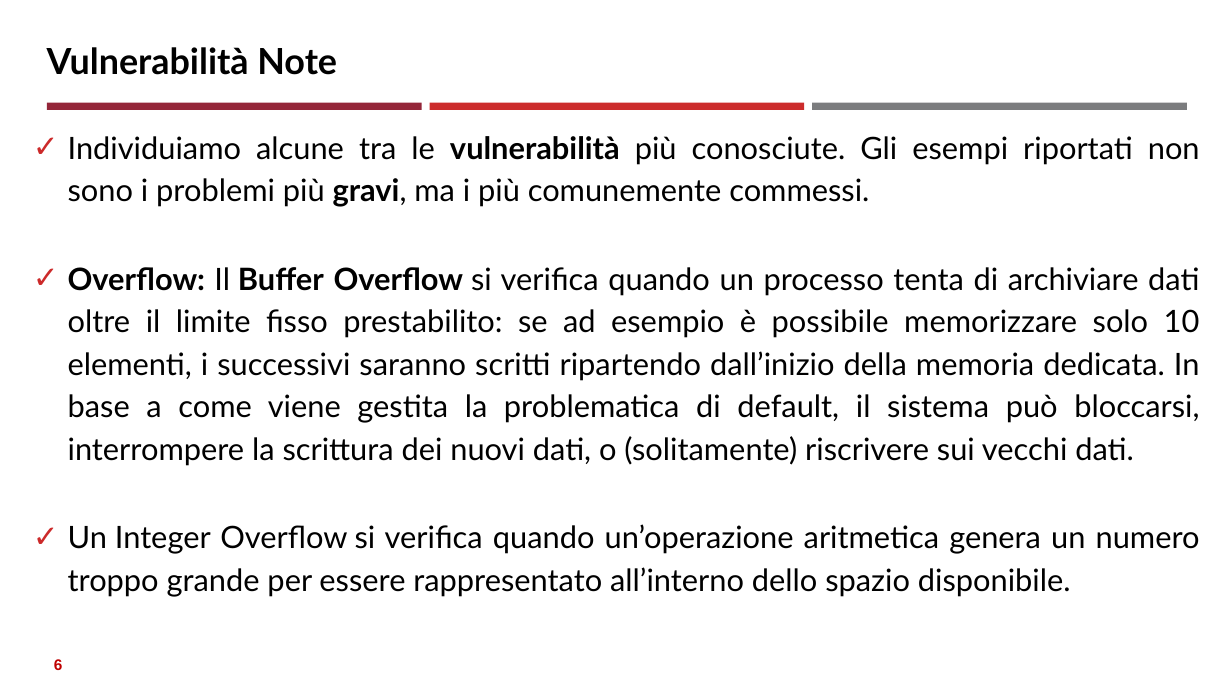
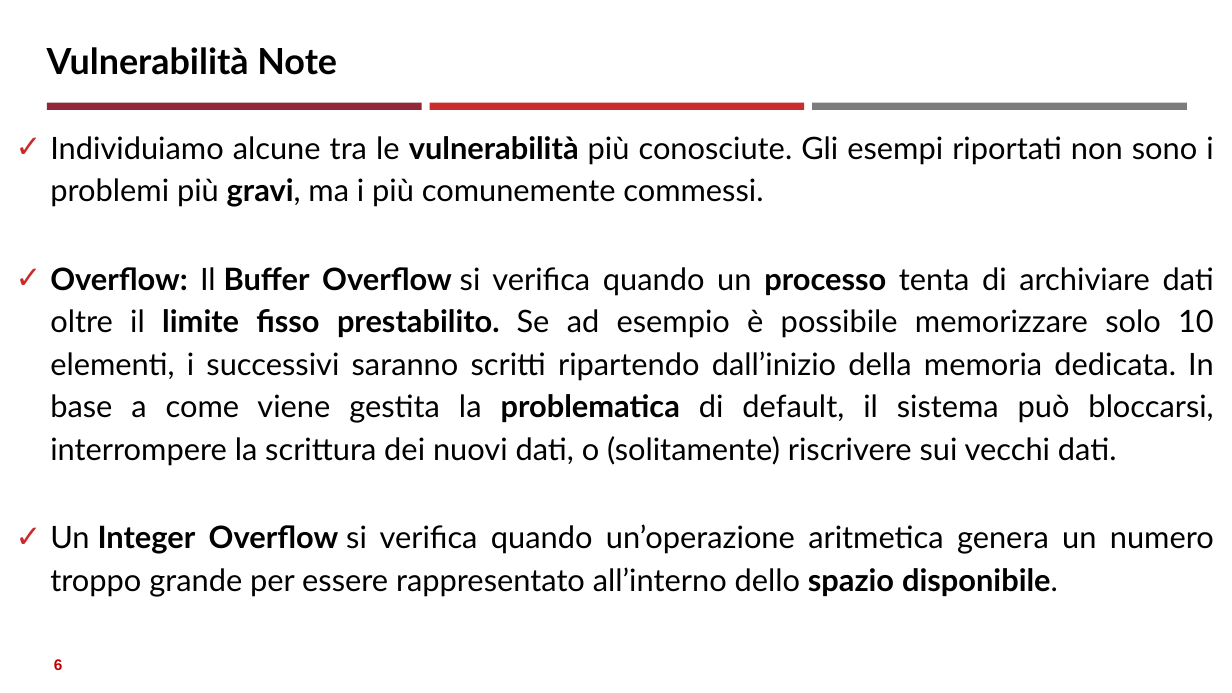
Before and after one commit to neural1977/data_science_interview_material, a slide deck: slide 6 of Assicurazioni/Tecniche per lo sviluppo di codice sicuro_ita.pptx. Drawn at 1232x693 pixels with LibreOffice and Linux fonts; fonts in the diff are those of the drawing. Boxes give left, top, right and bottom in pixels: in the first picture for what was removed or moved away, otherwise in the second. Text is boxed around its words. In the diff, an @@ line names an element or a change of style, - is before the commit and + after.

```diff
--- a/Assicurazioni/Tecniche per lo sviluppo di codice sicuro_ita.pptx
+++ b/Assicurazioni/Tecniche per lo sviluppo di codice sicuro_ita.pptx
@@ text "Individuiamo alcune tra le vulnerabilità ...": place and size @@
-text "Individuiamo alcune tra le vulnerabilità ..." at bbox=[68, 136, 1200, 554]
+text "Individuiamo alcune tra le vulnerabilità ..." at bbox=[50, 136, 1214, 554]
@@ text at bbox=[50, 267, 1214, 466]: text changed @@
-✓ Overflow: Il Buffer Overflow si verifica quando un processo tenta di archiviare dati oltre il limite fisso prestabilito: se ad esempio è possibile memorizzare solo 10 elementi, i successivi saranno scritti ripartendo dall’inizio della memoria dedicata. In base a come viene gestita la problematica di default, il sistema può bloccarsi, interrompere la scrittura dei nuovi dati, o (solitamente) riscrivere sui vecchi dati.
+✓ Overflow: Il Buffer Overflow si verifica quando un processo tenta di archiviare dati oltre il limite fisso prestabilito. Se ad esempio è possibile memorizzare solo 10 elementi, i successivi saranno scritti ripartendo dall’inizio della memoria dedicata. In base a come viene gestita la problematica di default, il sistema può bloccarsi, interrompere la scrittura dei nuovi dati, o (solitamente) riscrivere sui vecchi dati.
@@ text at bbox=[50, 524, 1214, 554]: bold on in "Integer Overflow spazio disponibile." @@
```
Also in this commit, not shown: 1 other file.
